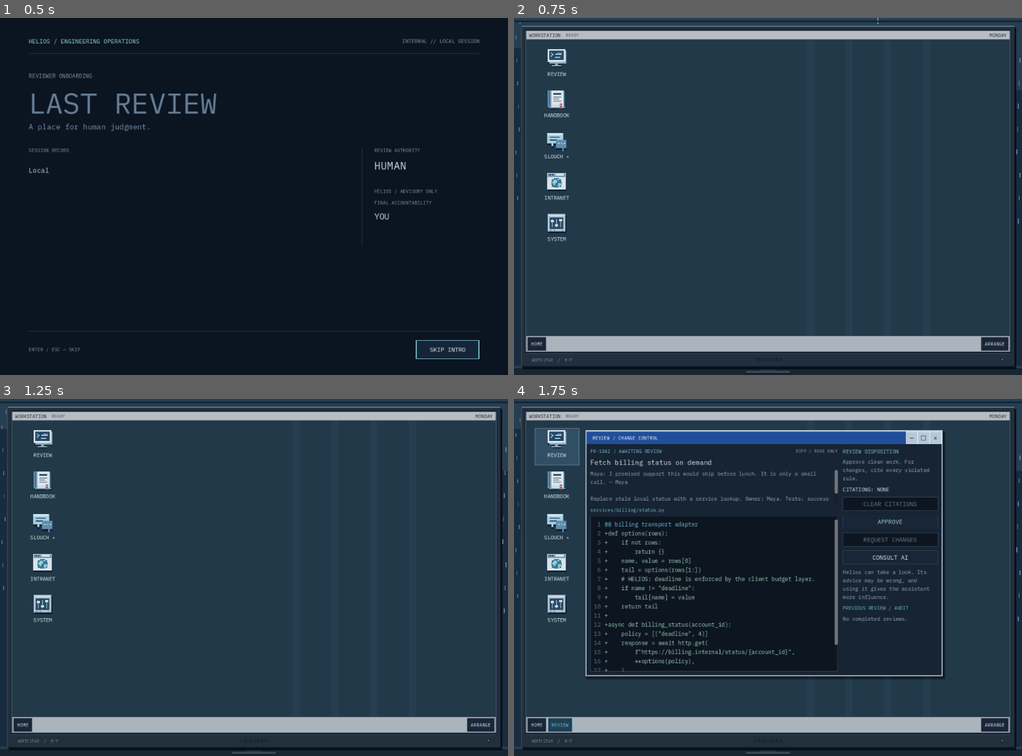
Above: before the commit, frames 1-4 (two rows, left to right).
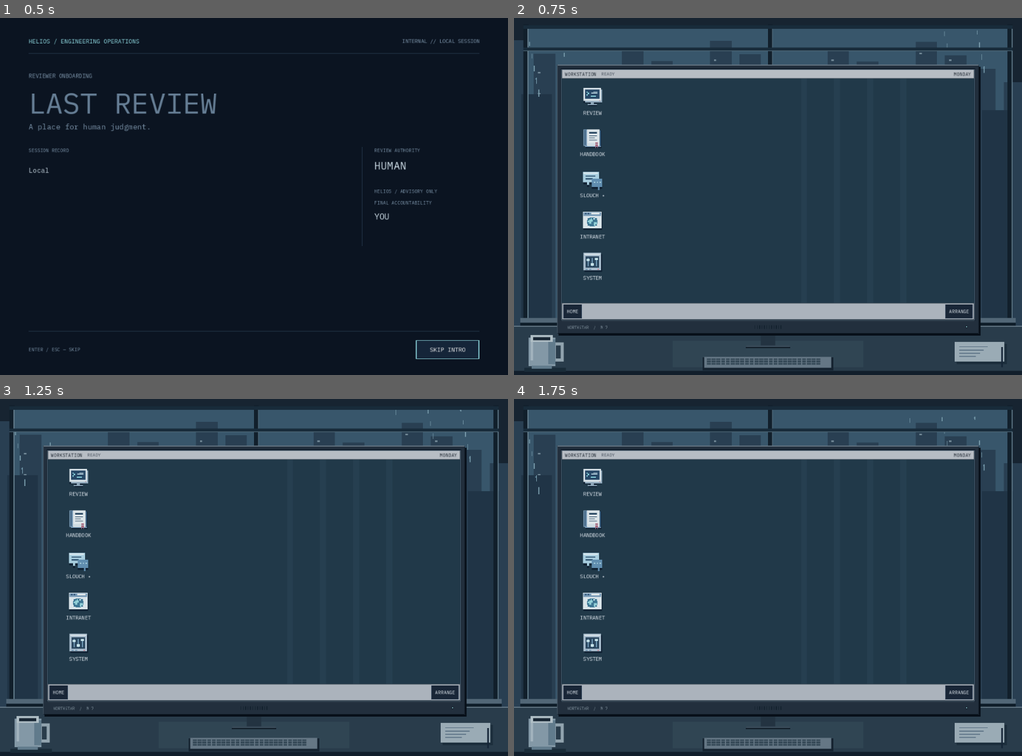
Above: after the commit, the same moments.

Repository: exponent-to/last-review
Game: Godot game, scene res://native/main.tscn
Same seed, same stepped clock (60 frames per second), same inputs: the game is played once before the commit and once after it.
Inputs (mouse positions are in pixels of both pictures, inside the frame that each line leads up to):
- Up to frame 1 (0.5 s): no input
- Up to frame 2 (0.75 s): click "SKIP INTRO" at 0.5 s
- Up to frame 3 (1.25 s): no input
- Up to frame 4 (1.75 s): click (554, 445) at 1.27 s

Frame 1 is identical in both runs. In frame 2, 27% of the frame differs, in the area x 0-100%, y 0-100%; in frame 3, 27%; in frame 4, 54%.

Commit message:
fix: reveal rainy office and rebalance desk prop scale

Diff:
--- a/native/computer_frame.gd
+++ b/native/computer_frame.gd
@@ -1,8 +1,7 @@
 extends Control
 ## The physical monitor and room behind the desktop. All input belongs to its screen.
 
-const SCREEN_INSETS := Vector4(30.0, 32.0, 30.0, 58.0)
-const RAIN_COLUMNS := [7, 31, 59, 83, 112, 141, 176, 207, 234, 269, 297, 331, 359, 394, 426, 458, 492, 521, 553, 586, 612, 647]
+const SCREEN_INSETS := Vector4(120.0, 130.0, 120.0, 140.0)
 var _motion := true
 var _elapsed := 0.0
 var _day := 1
@@ -61,60 +60,102 @@
 
 func _draw() -> void:
 	_draw_room()
-	var case_rect := Rect2(Vector2(18, 20), (size - Vector2(36, 40)).max(Vector2.ZERO))
 	var screen := get_screen_rect(size)
+	var case_rect := Rect2(screen.position - Vector2(12, 12), screen.size + Vector2(24, 48))
+	var case_bottom := case_rect.end.y
 	# A little of the stand remains visible on the desk below the enclosure.
 	var center_x := floorf(size.x * 0.5)
-	draw_rect(Rect2(center_x - 18, size.y - 28, 36, 20), Color("233341"))
-	draw_rect(Rect2(center_x - 55, size.y - 10, 110, 5), Color("394a58"))
-	draw_rect(Rect2(center_x - 56, size.y - 5, 112, 2), Color("0d1823"))
+	draw_rect(Rect2(center_x - 18, case_bottom - 4, 36, 35), Color("233341"))
+	draw_rect(Rect2(center_x - 55, case_bottom + 29, 110, 5), Color("394a58"))
+	draw_rect(Rect2(center_x - 56, case_bottom + 34, 112, 2), Color("0d1823"))
 	# A stepped charcoal/slate enclosure, with a physical lip below the screen.
 	draw_rect(Rect2(case_rect.position + Vector2(4, 5), case_rect.size), Color("070f18"))
 	draw_rect(case_rect, Color("303d4b"))
 	draw_rect(Rect2(case_rect.position + Vector2(2, 2), case_rect.size - Vector2(4, 4)), Color("222f3d"))
-	draw_rect(Rect2(Vector2(20, 20), Vector2(maxf(0, size.x - 40), 2)), Color("657582"))
-	draw_rect(Rect2(Vector2(18, 22), Vector2(2, maxf(0, size.y - 44))), Color("4a5b69"))
-	draw_rect(Rect2(Vector2(size.x - 20, 22), Vector2(2, maxf(0, size.y - 44))), Color("121d28"))
-	draw_rect(Rect2(Vector2(20, size.y - 22), Vector2(maxf(0, size.x - 40), 2)), Color("0c1722"))
+	draw_rect(Rect2(case_rect.position + Vector2(2, 0), Vector2(case_rect.size.x - 4, 2)), Color("657582"))
+	draw_rect(Rect2(case_rect.position + Vector2(0, 2), Vector2(2, case_rect.size.y - 4)), Color("4a5b69"))
+	draw_rect(Rect2(Vector2(case_rect.end.x - 2, case_rect.position.y + 2), Vector2(2, case_rect.size.y - 4)), Color("121d28"))
+	draw_rect(Rect2(Vector2(case_rect.position.x + 2, case_bottom - 2), Vector2(case_rect.size.x - 4, 2)), Color("0c1722"))
 	# The inset rim stays outside the screen rectangle owned by the interface.
 	draw_rect(screen.grow(3), Color("111e2c"))
 	draw_rect(Rect2(screen.position - Vector2(1, 1), screen.size + Vector2(2, 2)), Color("526778"))
 	draw_rect(screen, Color("172b40"))
-	draw_rect(Rect2(Vector2(30, size.y - 55), Vector2(maxf(0, size.x - 60), 1)), Color("43515e"))
+	draw_rect(Rect2(Vector2(screen.position.x, screen.end.y + 3), Vector2(screen.size.x, 1)), Color("43515e"))
 	if _hardware_font != null:
-		draw_string(_hardware_font, Vector2(44, size.y - 34), "NORTHSTAR  /  N-7", HORIZONTAL_ALIGNMENT_LEFT, -1, 10, Color("82939f"))
+		draw_string(_hardware_font, Vector2(screen.position.x + 14, screen.end.y + 24), "NORTHSTAR  /  N-7", HORIZONTAL_ALIGNMENT_LEFT, -1, 10, Color("82939f"))
 	# Speaker slots and the steady power light are hardware, not game meters.
 	for slot in range(12):
-		draw_rect(Rect2(floorf(size.x * 0.5) - 34 + slot * 6, size.y - 43, 2, 9), Color("12212d"))
+		draw_rect(Rect2(floorf(size.x * 0.5) - 34 + slot * 6, screen.end.y + 15, 2, 9), Color("12212d"))
 	var power_color := Color("8fc6ce")
 	if _day >= 3 and _autonomy >= 65:
 		power_color = Color("b8858d")
-	draw_rect(Rect2(size.x - 52, size.y - 42, 5, 5), Color("101c28"))
-	draw_rect(Rect2(size.x - 51, size.y - 41, 3, 3), power_color)
+	draw_rect(Rect2(screen.end.x - 22, screen.end.y + 16, 5, 5), Color("101c28"))
+	draw_rect(Rect2(screen.end.x - 21, screen.end.y + 17, 3, 3), power_color)
 
 
 func _draw_room() -> void:
-	# Hand-authored geometry on a two-pixel grid, visible only around the monitor.
+	# Hand-authored geometry on a two-pixel grid. The desk and window share
+	# the monitor's perspective instead of being squeezed into its border.
 	var room_size := (size * 0.5).ceil()
+	var desk_y := room_size.y - 62
 	draw_set_transform(Vector2.ZERO, 0.0, Vector2(2, 2))
-	draw_rect(Rect2(Vector2.ZERO, room_size), Color("111e2c"))
-	draw_rect(Rect2(0, 0, room_size.x, room_size.y - 10), Color("263e52"))
+	draw_rect(Rect2(Vector2.ZERO, room_size), Color("172431"))
+	draw_rect(Rect2(12, 10, room_size.x - 24, desk_y - 20), Color("38566b"))
+	# Two depths of skyline remain visible above and beside the monitor.
 	for building in range(20):
 		var x := building * 37 - 12
-		var roof := 38 + (building * 17) % 59
-		draw_rect(Rect2(x, roof, 27, maxf(0, room_size.y - roof - 12)), Color("192b3e"))
-		for floor_index in range(3):
-			draw_rect(Rect2(x + 5, roof + 5 + floor_index * 8, 2, 2), Color("4d6c80"))
+		var roof := 28 + (building * 17) % 59
+		draw_rect(Rect2(x, roof, 27, maxf(0, desk_y - roof)), Color("293f52"))
+		for floor_index in range(12):
+			if (building + floor_index) % 3 == 0:
+				draw_rect(Rect2(x + 5, roof + 5 + floor_index * 9, 3, 2), Color("738a98"))
+	for building in range(9):
+		var x := building * 83 + 9
+		var roof := 96 + (building * 23) % 47
+		draw_rect(Rect2(x, roof, 39, maxf(0, desk_y - roof)), Color("203446"))
 	var travel := int(floorf(_elapsed * 21.0))
-	for index in range(RAIN_COLUMNS.size()):
-		var x: int = RAIN_COLUMNS[index]
-		var y := (index * 29 + travel) % maxi(1, int(room_size.y - 12))
-		draw_rect(Rect2(x, y, 1, 5 + index % 4), Color("7292a5"))
-		# A second curtain keeps rain visible along the left and right room edges.
-		if index < 8:
-			draw_rect(Rect2(2 + index % 5, (y + 19) % maxi(1, int(room_size.y - 12)), 1, 5), Color("54788f"))
-			draw_rect(Rect2(room_size.x - 3 - index % 5, (y + 47) % maxi(1, int(room_size.y - 12)), 1, 6), Color("6a8ca3"))
-	draw_rect(Rect2(0, 3, room_size.x, 2), Color("142331"))
-	draw_rect(Rect2(0, room_size.y - 10, room_size.x, 10), Color("182632"))
-	draw_rect(Rect2(0, room_size.y - 10, room_size.x, 1), Color("3b4c5c"))
+	for index in range(70):
+		var x := 16 + (index * 47) % maxi(1, int(room_size.x - 32))
+		var y := 12 + (index * 29 + travel) % maxi(1, int(desk_y - 26))
+		draw_rect(Rect2(x, y, 1, 4 + index % 6), Color("779aaa"))
+		if index % 4 == 0:
+			draw_rect(Rect2(x - 1, y + 1, 1, 2), Color("567a90"))
+	# Substantial window frame and sill establish an office around the screen.
+	for x: float in [12.0, room_size.x * 0.5, room_size.x - 18.0]:
+		draw_rect(Rect2(x, 8, 6, desk_y - 12), Color("111f2b"))
+		draw_rect(Rect2(x + 5, 10, 1, desk_y - 16), Color("637d8c"))
+	draw_rect(Rect2(12, 9, room_size.x - 24, 5), Color("182b3a"))
+	draw_rect(Rect2(12, 37, room_size.x - 24, 4), Color("182b3a"))
+	draw_rect(Rect2(12, 41, room_size.x - 24, 1), Color("637d8c"))
+	draw_rect(Rect2(8, desk_y - 10, room_size.x - 16, 6), Color("526777"))
+	draw_rect(Rect2(8, desk_y - 4, room_size.x - 16, 4), Color("0e1d29"))
+	# Desk surface, edge, and a subtle pool of monitor light.
+	draw_rect(Rect2(0, desk_y, room_size.x, room_size.y - desk_y), Color("293c4b"))
+	draw_rect(Rect2(0, desk_y, room_size.x, 1), Color("6a7e8c"))
+	draw_rect(Rect2(room_size.x * 0.5 - 120, desk_y + 19, 240, 33), Color("304553"))
+	draw_rect(Rect2(0, room_size.y - 5, room_size.x, 5), Color("111e2b"))
+	# A shallow keyboard grounds the monitor at a believable desk scale.
+	var keyboard_x := floorf(room_size.x * 0.5) - 80
+	draw_rect(Rect2(keyboard_x - 2, room_size.y - 22, 164, 16), Color("152330"))
+	draw_rect(Rect2(keyboard_x, room_size.y - 23, 160, 14), Color("657785"))
+	for row in range(3):
+		for key in range(24):
+			draw_rect(Rect2(keyboard_x + 3 + key * 6, room_size.y - 21 + row * 3, 5, 2), Color("354957"))
+	# Mug on the near left of the desk: curved rim, shaded body, hollow handle.
+	var mug := Vector2(16, room_size.y - 52)
+	draw_rect(Rect2(mug + Vector2(-3, 43), Vector2(52, 5)), Color("192b38"))
+	draw_rect(Rect2(mug + Vector2(35, 11), Vector2(12, 24)), Color("91a3ae"))
+	draw_rect(Rect2(mug + Vector2(37, 15), Vector2(6, 16)), Color("293c4b"))
+	draw_rect(Rect2(mug + Vector2(2, 5), Vector2(34, 36)), Color("8398a6"))
+	draw_rect(Rect2(mug + Vector2(6, 40), Vector2(26, 4)), Color("617b8c"))
+	draw_rect(Rect2(mug + Vector2(27, 7), Vector2(9, 31)), Color("617b8c"))
+	draw_rect(Rect2(mug + Vector2(5, 6), Vector2(3, 28)), Color("a1b2bc"))
+	draw_rect(Rect2(mug + Vector2(5, 2), Vector2(28, 8)), Color("b0bfc6"))
+	draw_rect(Rect2(mug + Vector2(8, 4), Vector2(22, 4)), Color("172532"))
+	# Folded note and pen, kept below the exposed right edge of the monitor.
+	draw_rect(Rect2(room_size.x - 82, room_size.y - 39, 63, 25), Color("1c2e3c"))
+	draw_rect(Rect2(room_size.x - 85, room_size.y - 42, 63, 25), Color("9aabb5"))
+	for row in range(4):
+		draw_rect(Rect2(room_size.x - 79, room_size.y - 36 + row * 4, 36 - row * 5, 1), Color("5d7386"))
+	draw_rect(Rect2(room_size.x - 26, room_size.y - 35, 2, 25), Color("162638"))
 	draw_set_transform(Vector2.ZERO)
--- a/native/interface.gd
+++ b/native/interface.gd
@@ -317,6 +317,7 @@
 	for window: DesktopWindow in _windows.values():
 		window.hide()
 	_desktop.resized.connect(_arrange_windows)
+	_desktop.resized.connect(_layout_home_icons)
 
 
 func _build_home() -> void:
@@ -371,6 +372,14 @@
 		label.mouse_filter = Control.MOUSE_FILTER_IGNORE
 		launcher.set_meta("caption", label)
 		_home_icons[id] = launcher
+
+
+func _layout_home_icons() -> void:
+	var rows := maxi(1, int((_desktop.size.y - 26) / 104))
+	var index := 0
+	for launcher: Button in _home_icons.values():
+		launcher.position = Vector2(22 + int(index / rows) * 122, 18 + (index % rows) * 104)
+		index += 1
 
 
 func _new_window(id: String, title: String) -> DesktopWindow:
--- a/tests/test_interface.gd
+++ b/tests/test_interface.gd
@@ -127,7 +127,10 @@
 		ui._arrange_windows()
 		await process_frame
 		check(ui.scene_host.size == ui.size, "Computer frame must occupy the complete viewport behind the monitor screen")
-		check(ui._monitor_screen.size.x >= ui.size.x * 0.9 and ui._monitor_screen.size.y >= ui.size.y * 0.85, "Computer monitor must dominate the viewport")
+		check(ui._monitor_screen.size.x >= ui.size.x * 0.78 and ui._monitor_screen.size.y >= ui.size.y * 0.65, "Computer monitor must stay readable while allowing room around it")
+		check(ui._monitor_screen.position.x >= 120 and ui._monitor_screen.position.y >= 130, "Office window must have substantial visible space beside and above the monitor")
+		for launcher: Button in ui._home_icons.values():
+			check(Rect2(Vector2.ZERO, ui._desktop.size).encloses(launcher.get_rect()), "All home icons must remain inside the reduced monitor screen")
 		check(ui._diff.size.y >= 100, "Review code must retain readable vertical space at supported window sizes")
 		for id: String in ["review", "rules"]:
 			var window = ui._windows[id]
Not shown, changed: README.md
Not shown, changed: docs/art-pipeline.md
Not shown, changed: docs/interface.md
Not shown, changed: docs/verification.md
